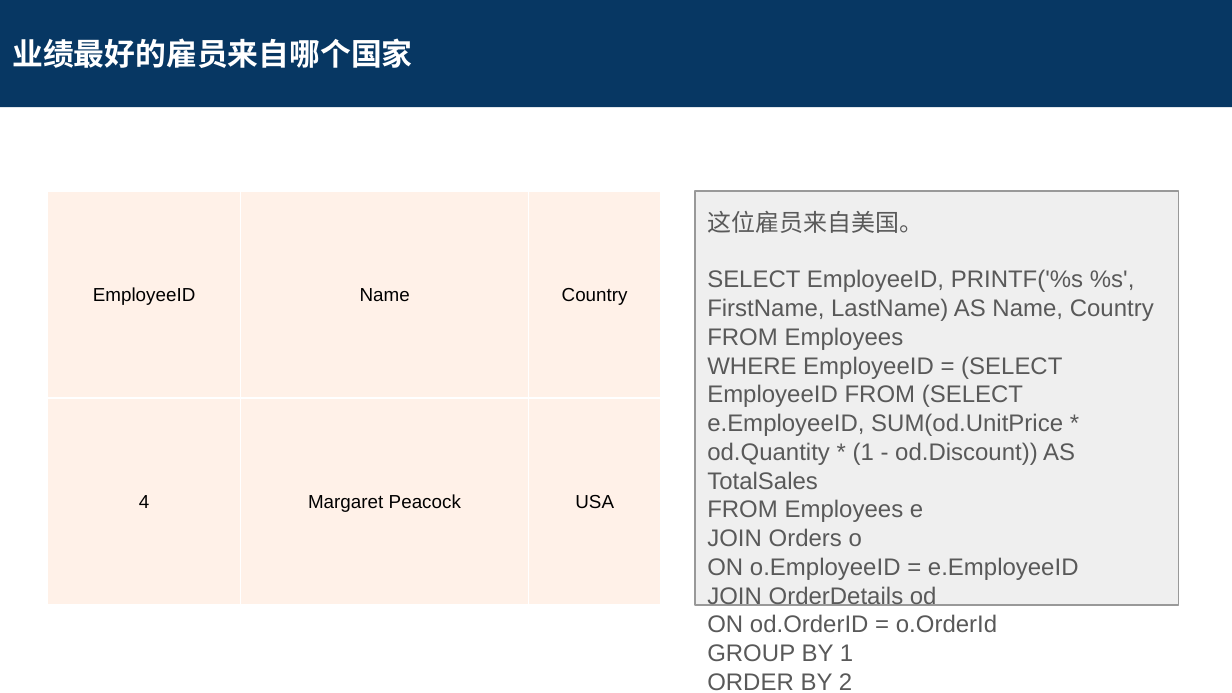
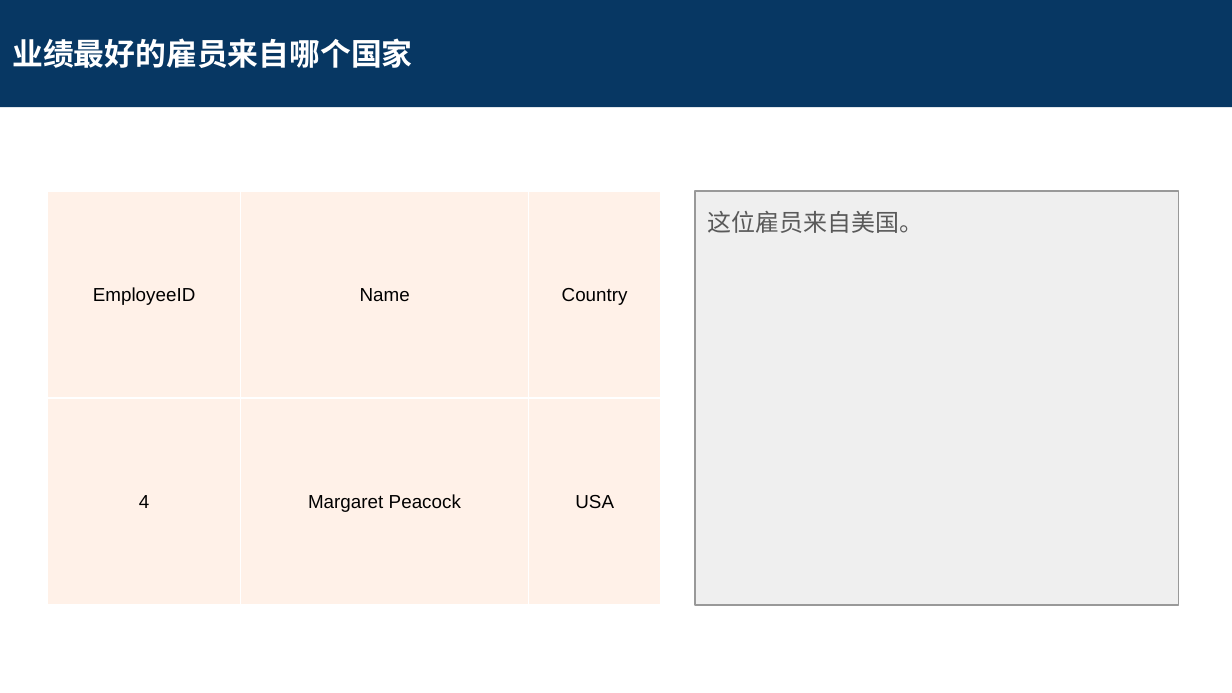
Before and after one commit to leesper/become-business-analyst, a slide deck: slide 14 of P4_CreateReportDB/SQL Project Submission.pptx. Drawn at 1232x693 pixels with LibreOffice and Linux fonts; fonts in the diff are those of the drawing. Boxes give left, top, right and bottom in pixels: in the first picture for what was removed or moved away, otherwise in the second. Text is boxed around its words. In the diff, an @@ line names an element or a change of style, - is before the commit and + after.

Commit message:
add ppt and pdf

```diff
--- a/P4_CreateReportDB/SQL Project Submission.pptx
+++ b/P4_CreateReportDB/SQL Project Submission.pptx
@@ text at box(707, 269, 1154, 690): paragraphs removed @@
-SELECT EmployeeID, PRINTF('%s %s', FirstName, LastName) AS Name, Country
-FROM Employees
-WHERE EmployeeID = (SELECT EmployeeID FROM (SELECT e.EmployeeID, SUM(od.UnitPrice * od.Quantity * (1 - od.Discount)) AS TotalSales
-FROM Employees e
-JOIN Orders o
-ON o.EmployeeID = e.EmployeeID
-JOIN OrderDetails od
-ON od.OrderID = o.OrderId
-GROUP BY 1
-ORDER BY 2
-DESC
-LIMIT 1) t1)
```
Also in this commit, not shown: 15 other slides changed, 1 other file.
